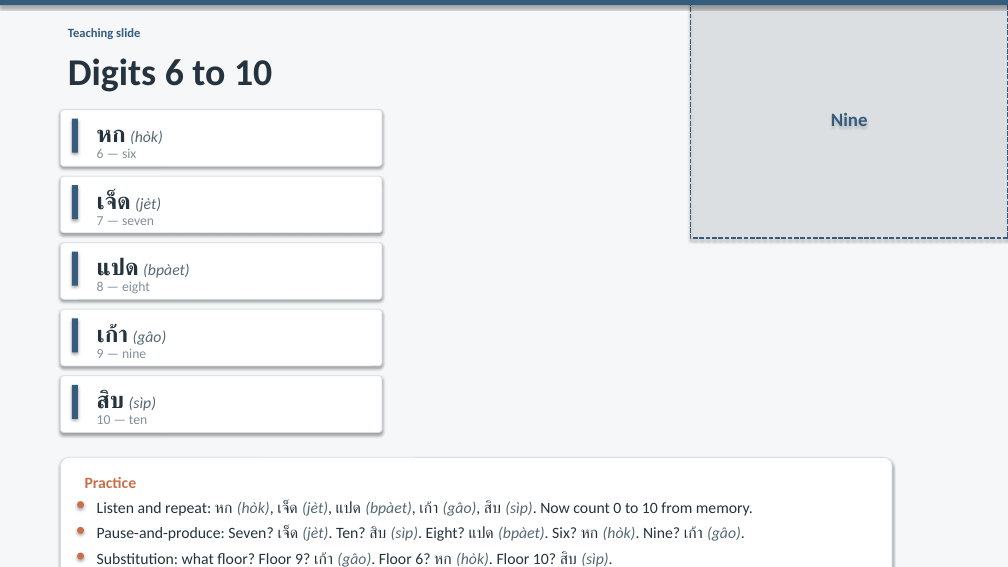
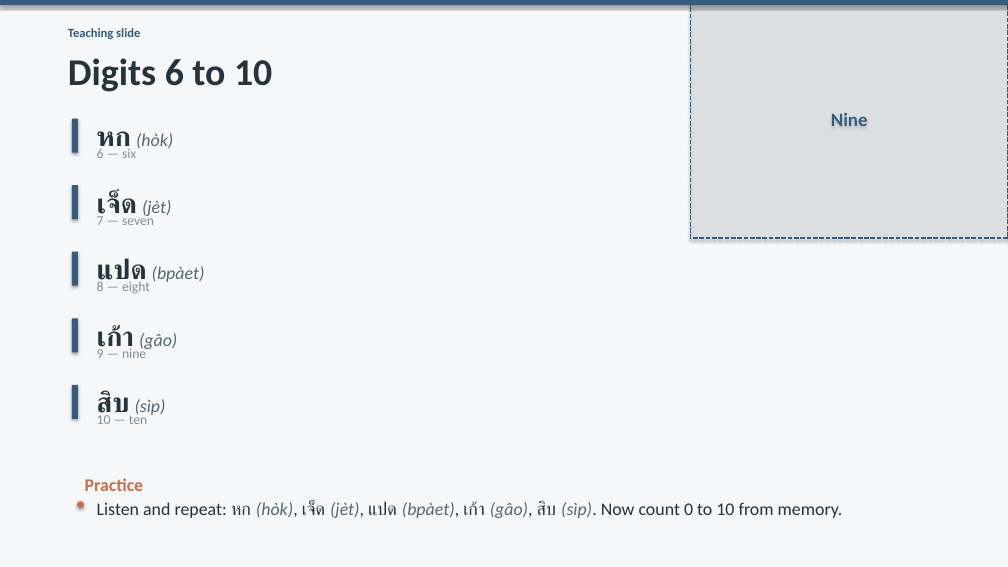
Before and after one commit to OTFTCS/thai-nine, a slide deck: slide 4 of course/modules/M01/L004/M01-L004-canva-deck.pptx. Drawn at 1008x567 pixels with LibreOffice and Linux fonts; fonts in the diff are those of the drawing. Boxes give left, top, right and bottom in pixels: in the first picture for what was removed or moved away, otherwise in the second. Text is boxed around its words. In the diff, an @@ line names an element or a change of style, - is before the commit and + after.

```diff
--- a/course/modules/M01/L004/M01-L004-canva-deck.pptx
+++ b/course/modules/M01/L004/M01-L004-canva-deck.pptx
@@ rounded rectangle removed at [60,110,382,166] @@
@@ text "หก (hòk)" at [97,131,173,154]: size 22 to 26 pt in "หก"; size 15 to 17 pt in "(hòk)" @@
@@ rounded rectangle removed at [60,176,382,233] @@
@@ text "เจ็ด (jèt)" at [97,192,172,221]: size 22 to 26 pt in "เจ็ด"; size 15 to 17 pt in "(jèt)" @@
@@ rounded rectangle removed at [60,243,382,299] @@
@@ text "แปด (bpàet)" at [97,258,205,287]: size 22 to 26 pt in "แปด"; size 15 to 17 pt in "(bpàet)" @@
@@ rounded rectangle removed at [60,309,382,366] @@
@@ text "เก้า (gâo)" at [97,325,177,354]: size 22 to 26 pt in "เก้า"; size 15 to 17 pt in "(gâo)" @@
@@ rounded rectangle removed at [60,376,382,433] @@
@@ text "สิบ (sìp)" at [97,391,166,420]: size 22 to 26 pt in "สิบ"; size 15 to 17 pt in "(sìp)" @@
@@ rounded rectangle removed at [60,457,892,567] @@
@@ text "Practice" at [85,478,144,491]: size 15 to 17 pt @@
@@ text "Listen and repeat: หก (hòk), ..." at [97,501,843,518]: size 15 to 17 pt @@
@@ ellipse removed at [77,527,84,534] @@
@@ text removed at [97,526,745,541] @@
-Pause-and-produce: Seven? เจ็ด (jèt). Ten? สิบ (sìp). Eight? แปด (bpàet). Six? หก (hòk). Nine? เก้า (gâo).
@@ ellipse removed at [77,553,84,560] @@
@@ text removed at [97,551,612,567] @@
-Substitution: what floor? Floor 9? เก้า (gâo). Floor 6? หก (hòk). Floor 10? สิบ (sìp).
```
Also in this commit, not shown: 8 other slides changed, 3 other files.
